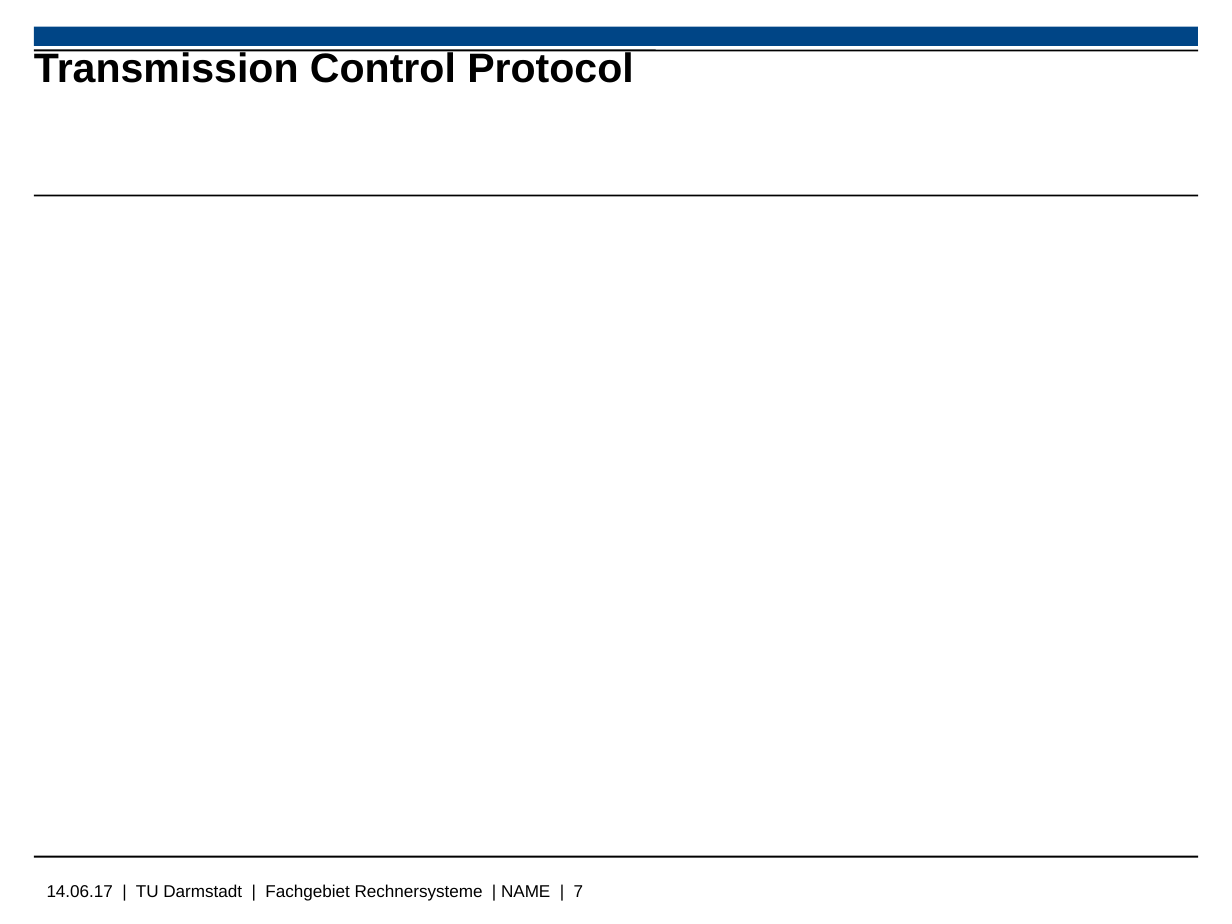
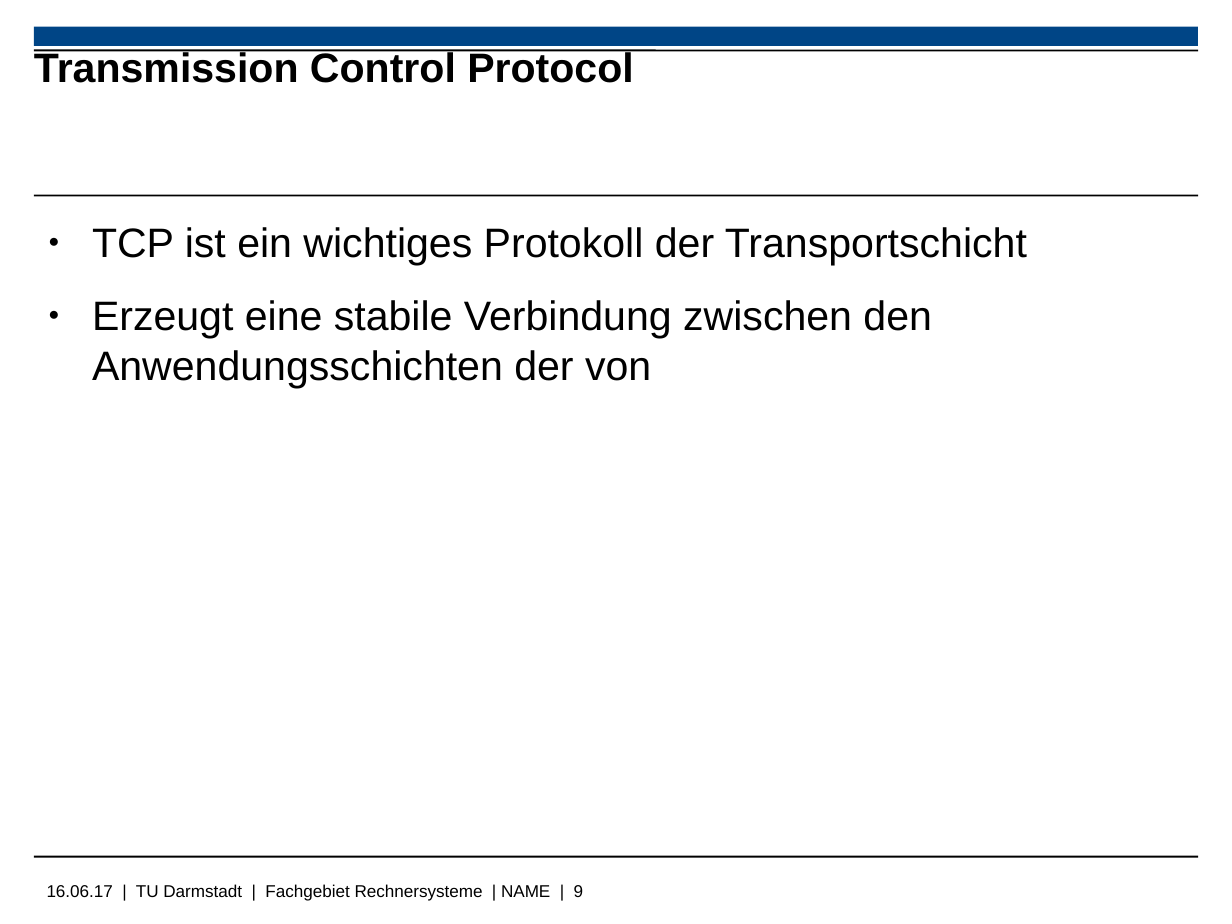
Before and after one commit to Wiero/Bachelorarbeit, a slide deck: slide 9 of Bachelorpräsenation.odp (slide 7 before the commit). Drawn at 1232x924 pixels with LibreOffice and Linux fonts; fonts in the diff are those of the drawing; background and template pictures are left out. Boxes give left, top, right and bottom in pixels: in the first picture for what was removed or moved away, otherwise in the second. Text is boxed around its words. In the diff, an @@ line names an element or a change of style, - is before the commit and + after.

```diff
--- a/Bachelorpräsenation.odp
+++ b/Bachelorpräsenation.odp
@@ text added at box(92, 227, 1027, 388), 24 pt, text #000000 @@
+● TCP ist ein wichtiges Protokoll der Transportschicht
+● Erzeugt eine stabile Verbindung zwischen den Anwendungsschichten der von
@@ text at box(47, 884, 584, 901): text changed @@
-14.06.17 | TU Darmstadt | Fachgebiet Rechnersysteme | NAME | 7
+16.06.17 | TU Darmstadt | Fachgebiet Rechnersysteme | NAME | 9
```
Also in this commit, not shown: 5 slides added, 4 slides removed.
